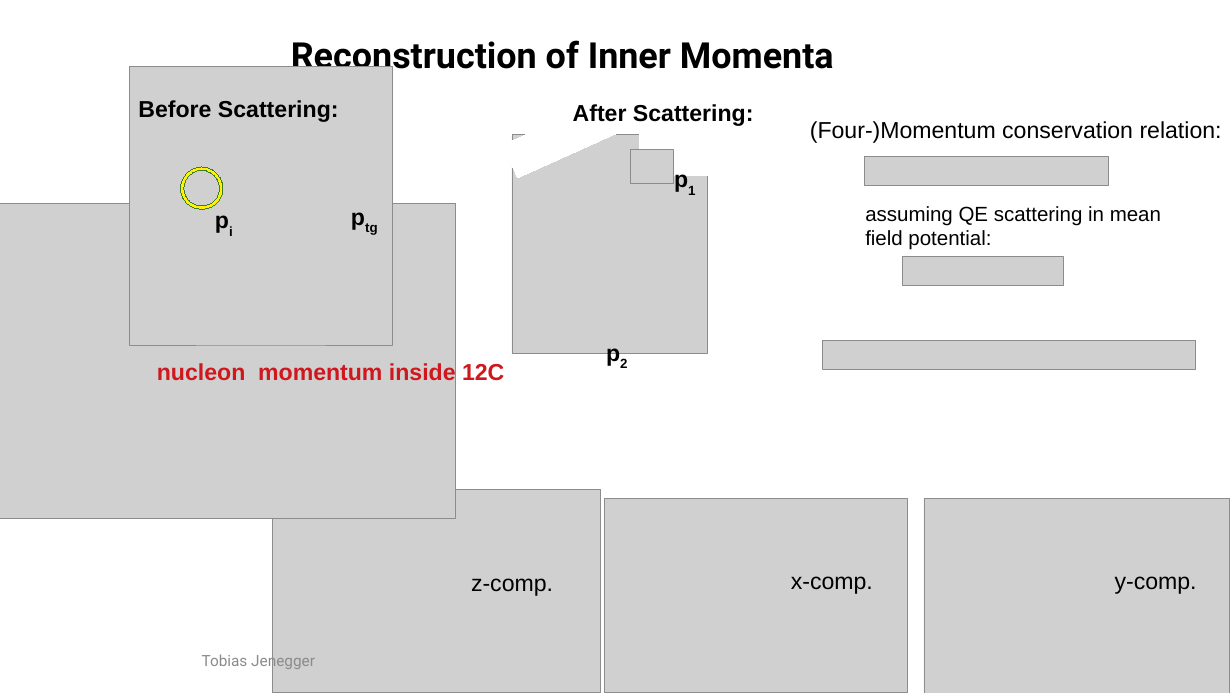
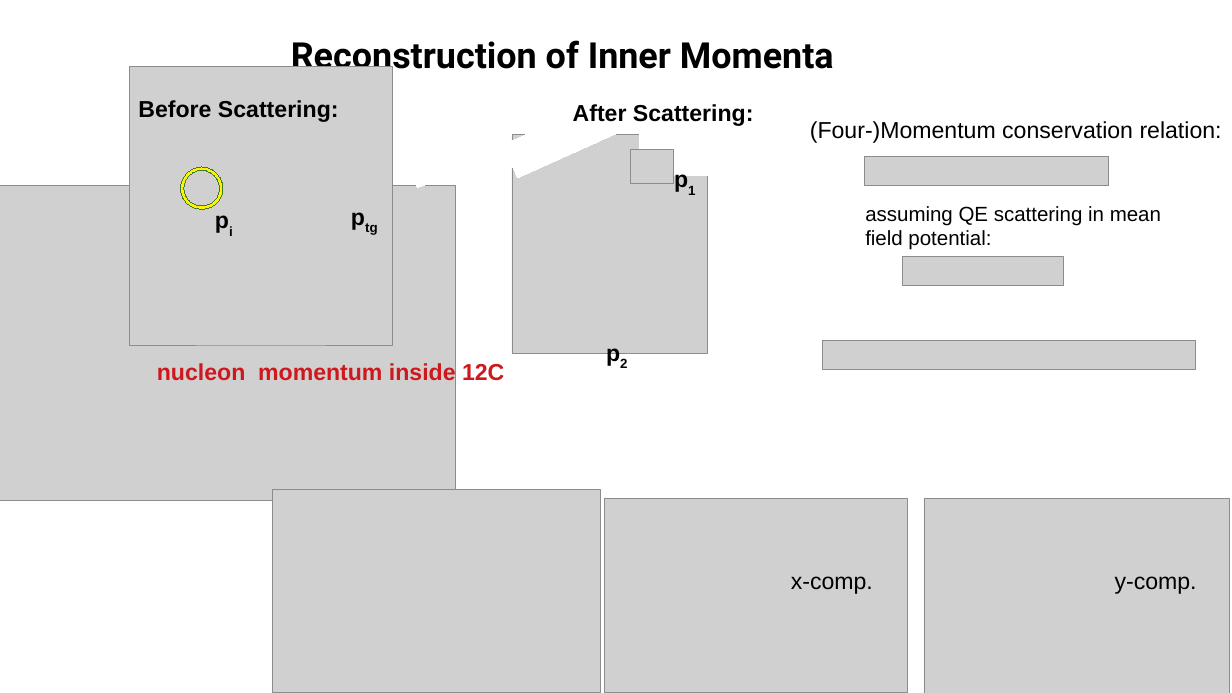
Before and after one commit to jenegger/r3bweek_2022, a slide deck: slide 7 of r3b_pres_2022.odp. Drawn at 1232x693 pixels with LibreOffice and Linux fonts; fonts in the diff are those of the drawing; grey boxes stand for pictures; background and template pictures are left out. Boxes give left, top, right and bottom in pixels: in the first picture for what was removed or moved away, otherwise in the second. Text is boxed around its words. In the diff, an @@ line names an element or a change of style, - is before the commit and + after.

```diff
--- a/r3b_pres_2022.odp
+++ b/r3b_pres_2022.odp
@@ picture: place and size @@
-picture at (0,203,456,519)
+picture at (0,185,456,501)
@@ text removed at (471,578,553,596) @@
-z-comp.
@@ text removed at (202,653,315,671) @@
-Tobias Jenegger
```
Also in this commit, not shown: 6 other slides changed, 2 slides added, 2 slides removed, 6 other files.
